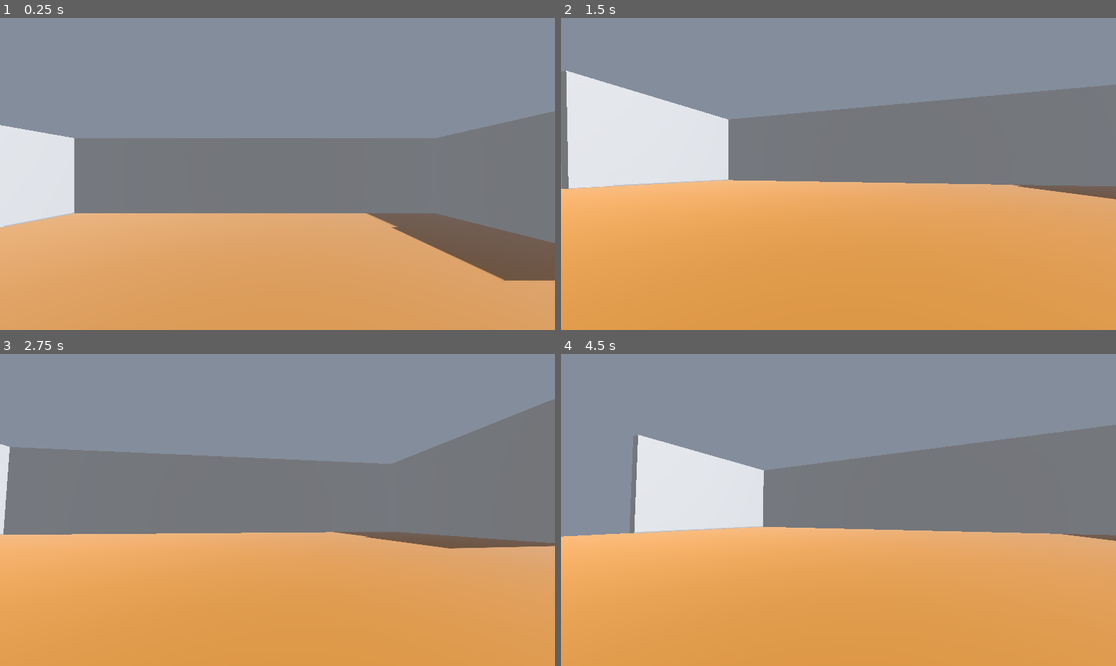
Above: before the commit, frames 1-4 (two rows, left to right).
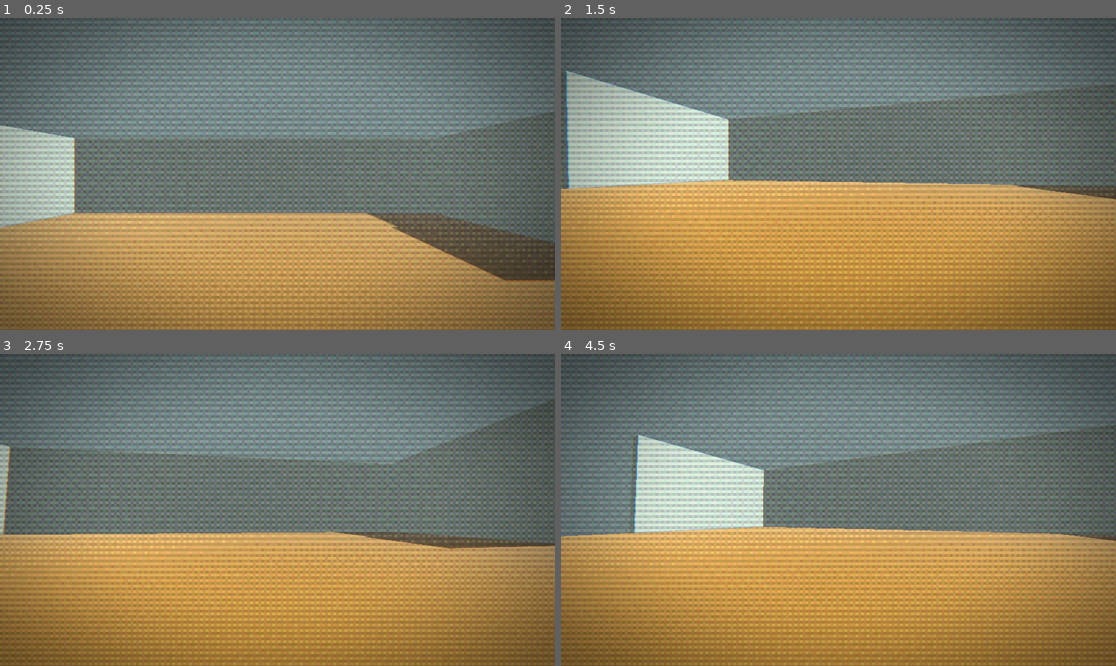
Above: after the commit, the same moments.

Repository: wizenroom/Infinite-bathrooms
Game: Godot game, scene res://scenes/floorgenerator.tscn
Two runs of this game, one before a commit and one after it. Both use one fixed random seed, a clock stepped at 60 frames per second and the inputs below.
Inputs (mouse positions are in pixels of both pictures, inside the frame that each line leads up to):
- Up to frame 1 (0.25 s): no input
- Up to frame 2 (1.5 s): move the mouse to (866, 174) at 0.52 s; tap Enter at 1.25 s; move the mouse to (810, 174) at 1.27 s
- Up to frame 3 (2.75 s): tap Space at 2 s; move the mouse to (288, 503) at 2.02 s
- Up to frame 4 (4.5 s): tap Enter at 2.75, 4.25 s; move the mouse to (832, 516) at 2.77 s; tap Space at 3.5 s; move the mouse to (877, 513) at 3.52 s; move the mouse to (794, 506) at 4.27 s

The runs differ from the first frame. In frame 1, 69% of the frame differs, in the area x 0-100%, y 0-100%; in frame 2, 72%; in frame 3, 69%; in frame 4, 71%.

Commit message:
Added_Shader

Diff:
--- a/scenes/floorgenerator.tscn
+++ b/scenes/floorgenerator.tscn
@@ -2,11 +2,22 @@
 
 [ext_resource type="Script" uid="uid://ddlxnyx0lknb0" path="res://scenes/floorgenerator.gd" id="1_bpbj4"]
 [ext_resource type="PackedScene" uid="uid://dh3kqcfi5h3e4" path="res://gremlins_fpc/addons/gremlins_first_person/gremlins_fpc.tscn" id="2_cdwa8"]
+[ext_resource type="Shader" uid="uid://cue8ea1fl8kj7" path="res://scenes/retro.gdshader" id="3_4anfk"]
 
 [sub_resource type="Environment" id="Environment_1edjn"]
 ambient_light_source = 2
 ambient_light_color = Color(0.80049086, 0.80049074, 0.80049074, 1)
 fog_enabled = true
+
+[sub_resource type="ShaderMaterial" id="ShaderMaterial_1edjn"]
+shader = ExtResource("3_4anfk")
+shader_parameter/color_levels = 12.0
+shader_parameter/dither_strength = 1.0
+shader_parameter/pixel_scale = 4.0
+shader_parameter/vignette_strength = 0.5
+shader_parameter/aberration = 1.4
+shader_parameter/grain_strength = 0.05
+shader_parameter/scanline_strength = 0.12
 
 [node name="FloorGenerator" type="Node3D" unique_id=2140070853]
 script = ExtResource("1_bpbj4")
@@ -23,3 +34,14 @@
 
 [node name="WorldEnvironment" type="WorldEnvironment" parent="." unique_id=1642337838]
 environment = SubResource("Environment_1edjn")
+
+[node name="CanvasLayer" type="CanvasLayer" parent="." unique_id=2010208150]
+
+[node name="ColorRect" type="ColorRect" parent="CanvasLayer" unique_id=1462790505]
+material = SubResource("ShaderMaterial_1edjn")
+anchors_preset = 15
+anchor_right = 1.0
+anchor_bottom = 1.0
+grow_horizontal = 2
+grow_vertical = 2
+mouse_filter = 2
--- /dev/null
+++ b/scenes/retro.gdshader
@@ -0,0 +1,63 @@
+shader_type canvas_item;
+// PS1/VHS-ish post shader applied to the low-res SubViewport texture:
+// chromatic aberration -> Bayer dither + quantization -> sickly grade,
+// scanlines, animated grain, vignette.
+
+uniform float color_levels : hint_range(4.0, 64.0) = 12.0;
+uniform float dither_strength : hint_range(0.0, 2.0) = 1.0;
+uniform float pixel_scale = 4.0;
+uniform float vignette_strength : hint_range(0.0, 1.0) = 0.5;
+uniform float aberration : hint_range(0.0, 4.0) = 1.4;
+uniform float grain_strength : hint_range(0.0, 0.2) = 0.05;
+uniform float scanline_strength : hint_range(0.0, 0.5) = 0.12;
+
+uniform sampler2D screen_texture : hint_screen_texture, filter_linear_mipmap;
+
+const float bayer[16] = {
+	0.0, 8.0, 2.0, 10.0,
+	12.0, 4.0, 14.0, 6.0,
+	3.0, 11.0, 1.0, 9.0,
+	15.0, 7.0, 13.0, 5.0
+};
+
+float hash(vec2 p) {
+	return fract(sin(dot(p, vec2(127.1, 311.7))) * 43758.5453);
+}
+
+void fragment() {
+	vec2 from_center = SCREEN_UV - vec2(0.5);
+
+	vec2 ab = from_center * aberration * SCREEN_PIXEL_SIZE * 2.0;
+
+	vec4 c;
+	c.r = texture(screen_texture, SCREEN_UV + ab).r;
+	c.g = texture(screen_texture, SCREEN_UV).g;
+	c.b = texture(screen_texture, SCREEN_UV - ab).b;
+	c.a = 1.0;
+
+	// Ordered dither + color quantization (the PS1 look).
+	ivec2 pix = ivec2(FRAGCOORD.xy / pixel_scale);
+	int idx = (pix.x % 4) + (pix.y % 4) * 4;
+	float d = (bayer[idx] / 16.0 - 0.5) * dither_strength / color_levels;
+	c.rgb = floor((c.rgb + d) * color_levels + 0.5) / color_levels;
+
+	// Sickly fluorescent grade: lift greens, crush blue in shadows.
+	float luma = dot(c.rgb, vec3(0.299, 0.587, 0.114));
+	c.rgb = mix(c.rgb, c.rgb * vec3(0.92, 1.06, 0.9), 0.5);
+	c.rgb += vec3(0.0, 0.012, 0.004) * (1.0 - luma);
+
+	// Scanlines on the low-res grid.
+	if (pix.y % 2 == 0) {
+		c.rgb *= 1.0 - scanline_strength;
+	}
+
+	// Animated film grain (kept coarse to match the pixel grid).
+	float g = hash(vec2(pix) + fract(TIME * 7.31) * 100.0) - 0.5;
+	c.rgb += g * grain_strength * (1.2 - luma);
+
+	// Vignette.
+	float vig = length(from_center) * 1.5;
+	c.rgb *= 1.0 - vignette_strength * smoothstep(0.4, 1.15, vig);
+
+	COLOR = c;
+}
Not shown, added: scenes/retro.gdshader.uid
